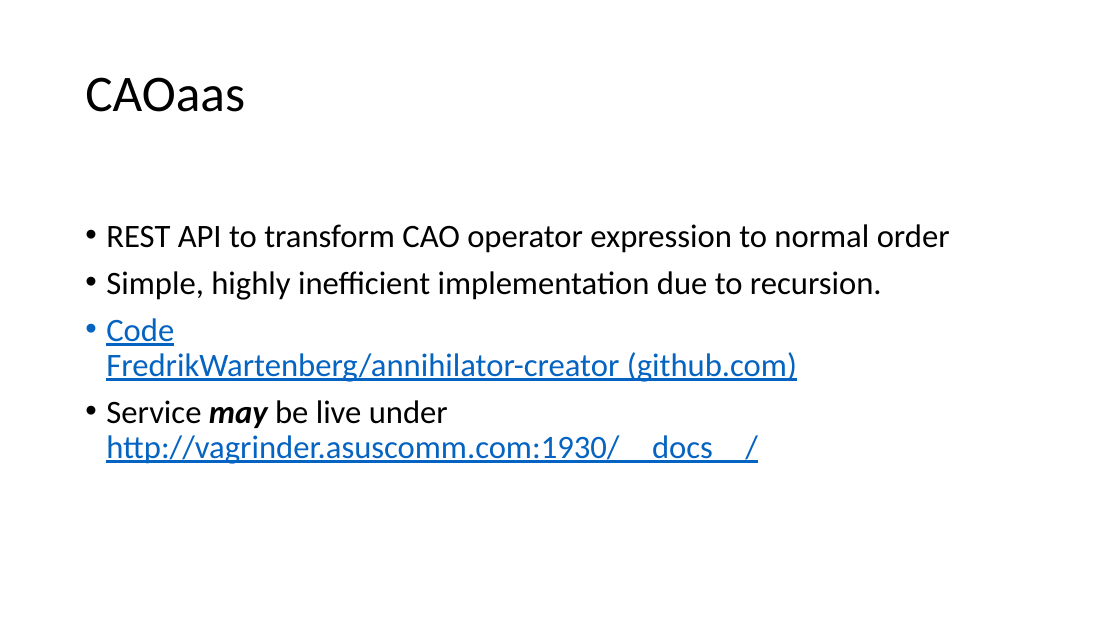
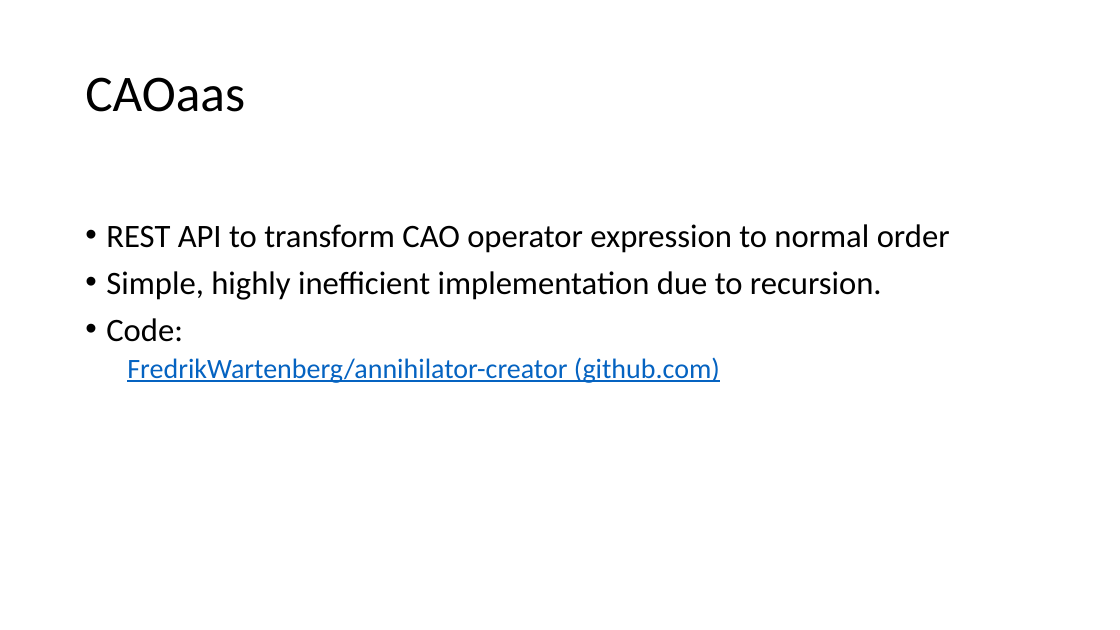
Before and after one commit to FredrikWartenberg/annihilator-creator, a slide deck: slide 5 of CAOaas.pptx (slide 6 before the commit). Drawn at 1120x630 pixels with LibreOffice and Linux fonts; fonts in the diff are those of the drawing; background and template pictures are left out. Boxes give left, top, right and bottom in pixels: in the first picture for what was removed or moved away, otherwise in the second. Text is boxed around its words. In the diff, an @@ line names an element or a change of style, - is before the commit and + after.

Commit message:
Presentation update

```diff
--- a/CAOaas.pptx
+++ b/CAOaas.pptx
@@ text at (x1=106, y1=318, x2=720, y2=383): text changed; size 28 to 24 pt @@
-• Code
-  FredrikWartenberg/annihilator-creator (github.com)
-• Service may be live under http://vagrinder.asuscomm.com:1930/__docs__/
+• Code:
+  FredrikWartenberg/annihilator-creator (github.com)
```
Also in this commit, not shown: 1 other slide changed, 1 slide removed.
